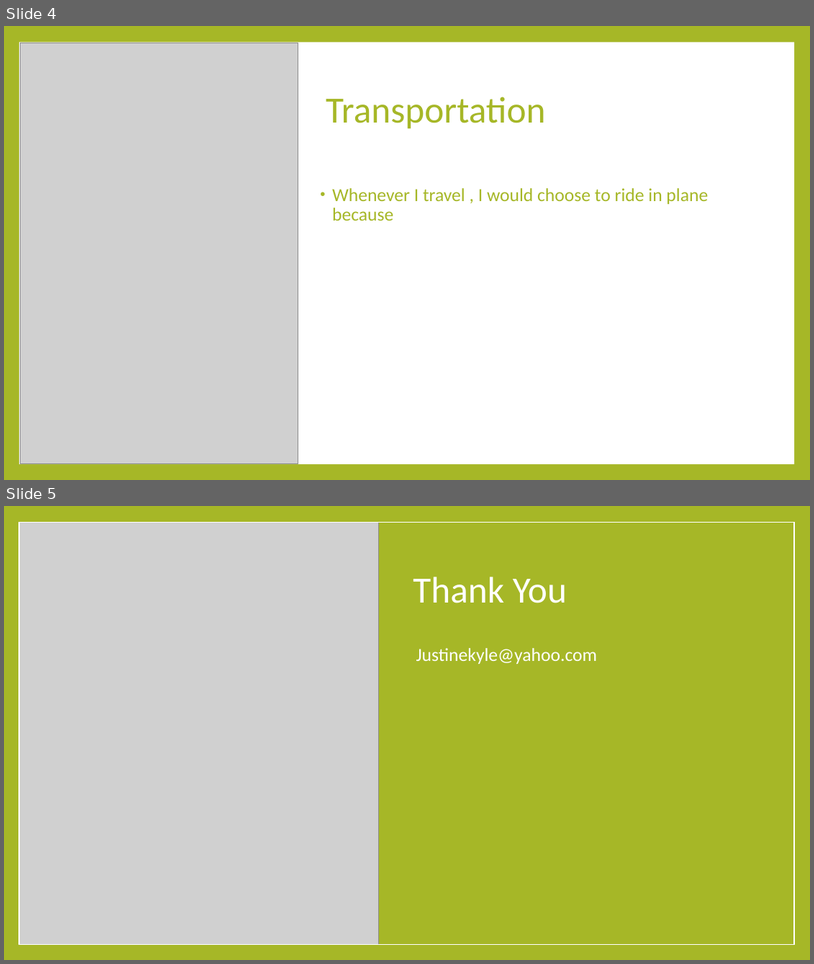
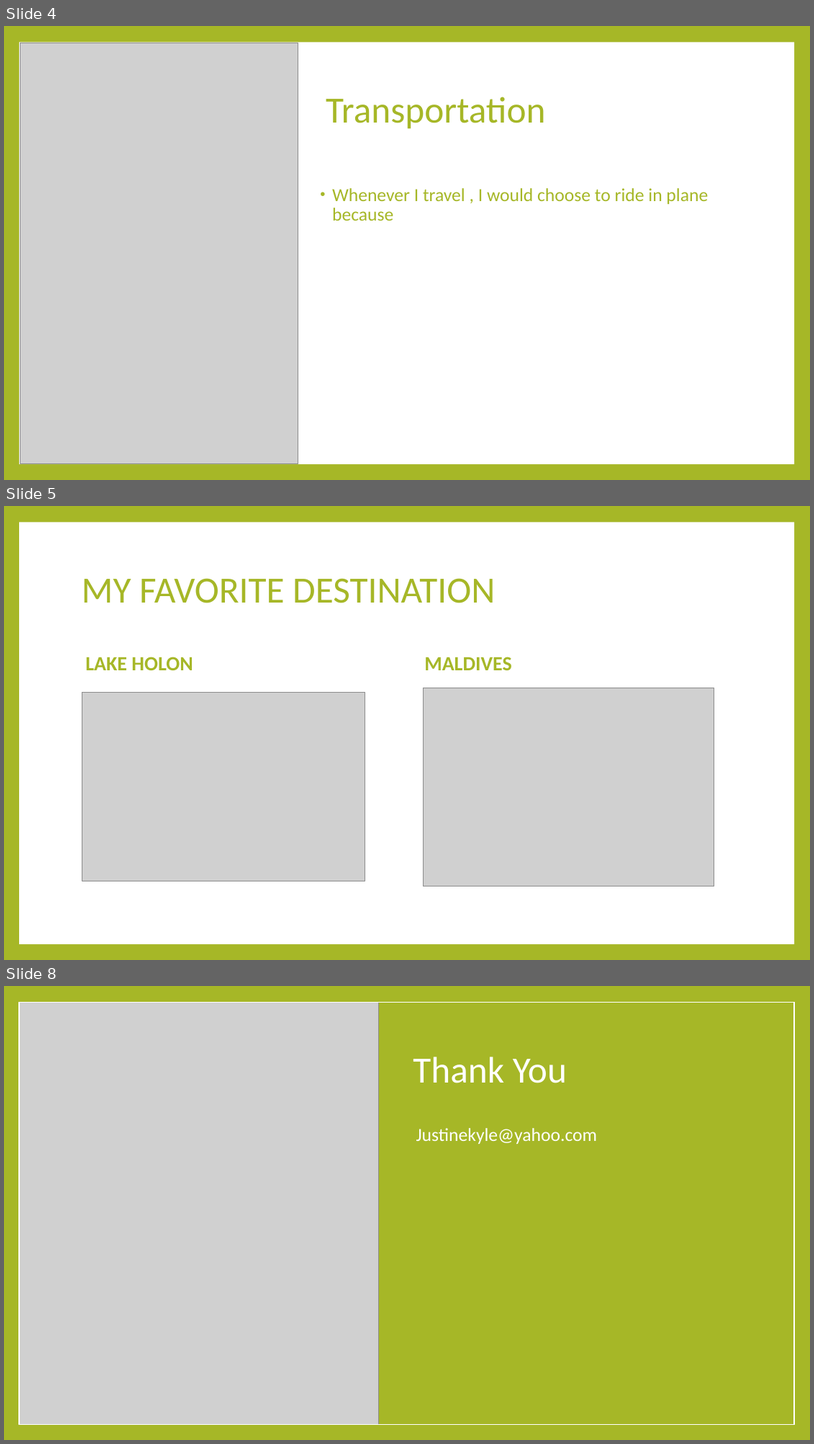
Before and after one commit to justinekyle123/My_powerpoint, a slide deck: Necesario.PPT.pptx. Shown one above the other, each under a label of ours: slides 4 and 5 before the commit, slides 4, 5 and 8 after it; the slides between them are not shown. The pictures are 814x964 and 814x1444 pixels, drawn with LibreOffice and Linux fonts; fonts in the diff are those of the drawing; grey boxes stand for pictures. Boxes give left, top, right and bottom in pixels: in the first picture for what was removed or moved away, otherwise in the second. Text is boxed around its words. In the diff, an @@ line names an element or a change of style, - is before the commit and + after.

```diff
--- a/Necesario.PPT.pptx
+++ b/Necesario.PPT.pptx
@@ slide 5 added at box(4, 506, 810, 960), background #A6B727; not listed: 1 template element that a slide beside it also shows @@
@@ title added at box(82, 578, 495, 603), 44 pt, text #A6B727 @@
+MY FAVORITE DESTINATION
@@ text added at box(85, 656, 193, 670), 24 pt, text #A6B727, bold @@
+LAKE HOLON
@@ text added at box(424, 656, 512, 670), 24 pt, text #A6B727, bold @@
+MALDIVES
@@ picture added at box(82, 692, 365, 880) @@
@@ picture added at box(423, 687, 715, 886) @@
@@ what was slide 5 is now slide 8 @@
```
Also in this commit, not shown: 1 slide changed, 2 other slides added.
